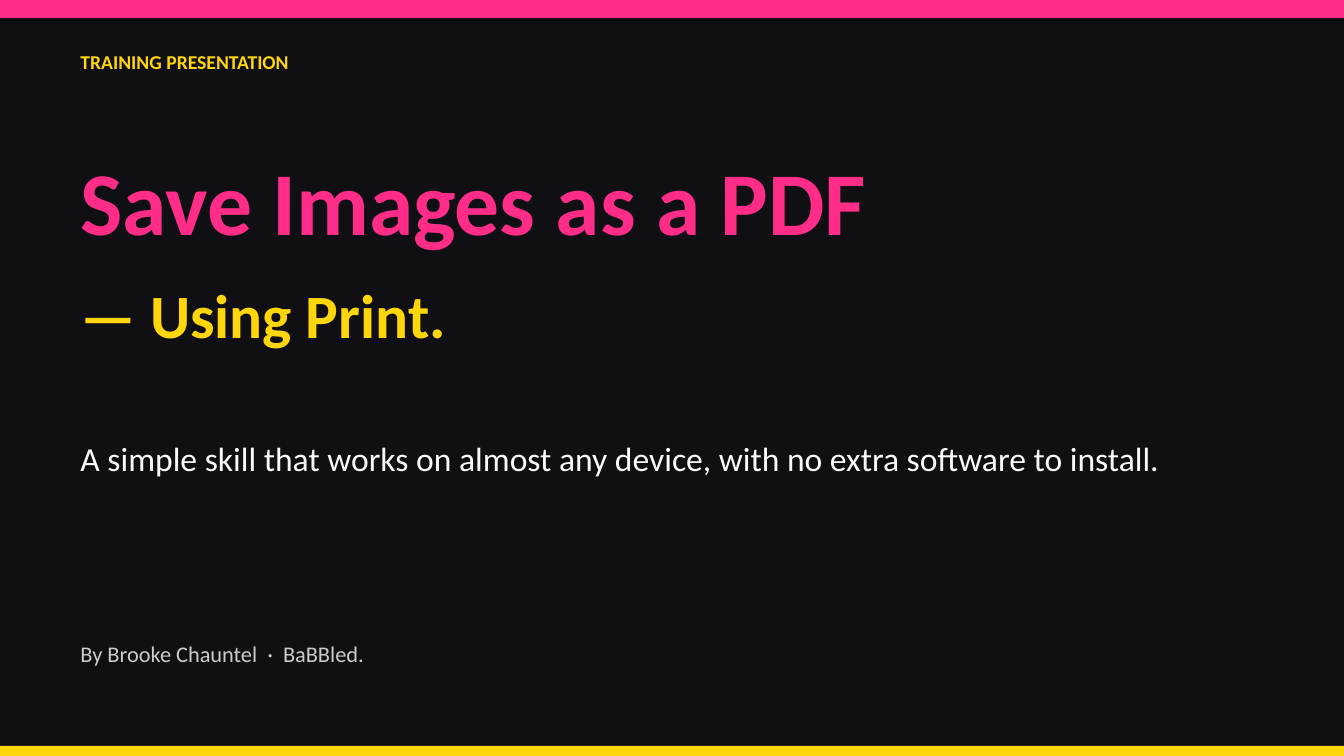
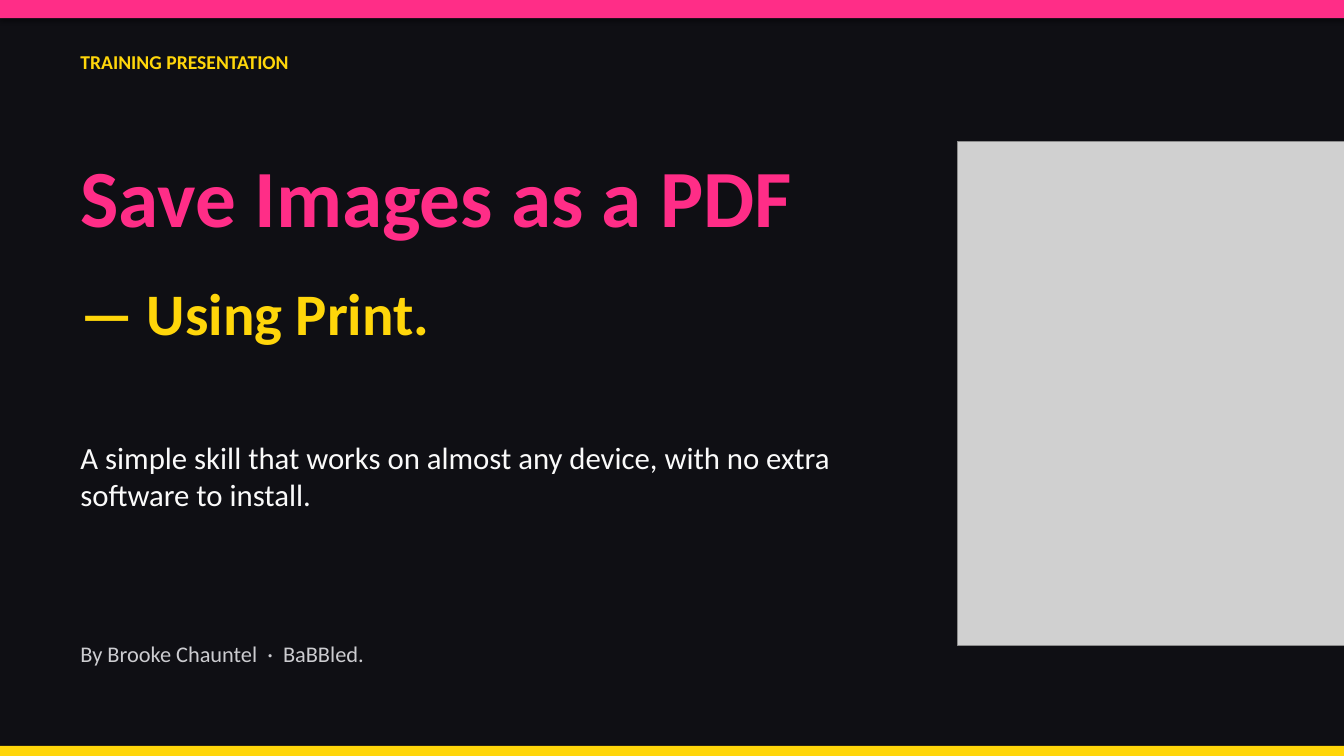
Before and after one commit to brookehoward2008-droid/babbled-wear, a slide deck: slide 1 of Save-Images-as-PDF-Using-Print.pptx. Drawn at 1344x756 pixels with LibreOffice and Linux fonts; fonts in the diff are those of the drawing; grey boxes stand for pictures. Boxes give left, top, right and bottom in pixels: in the first picture for what was removed or moved away, otherwise in the second. Text is boxed around its words. In the diff, an @@ line names an element or a change of style, - is before the commit and + after.

```diff
--- a/Save-Images-as-PDF-Using-Print.pptx
+++ b/Save-Images-as-PDF-Using-Print.pptx
@@ text "Save Images as a PDF" at (80,173,792,241): size 64 to 58 pt @@
@@ picture added at (958,141,1344,645) @@
@@ text "— Using Print." at (147,293,430,345): size 44 to 42 pt @@
@@ text "A simple skill that works ..." at (80,447,829,507): size 24 to 22 pt @@
```
Also in this commit, not shown: 4 other slides changed, 14 other files.
